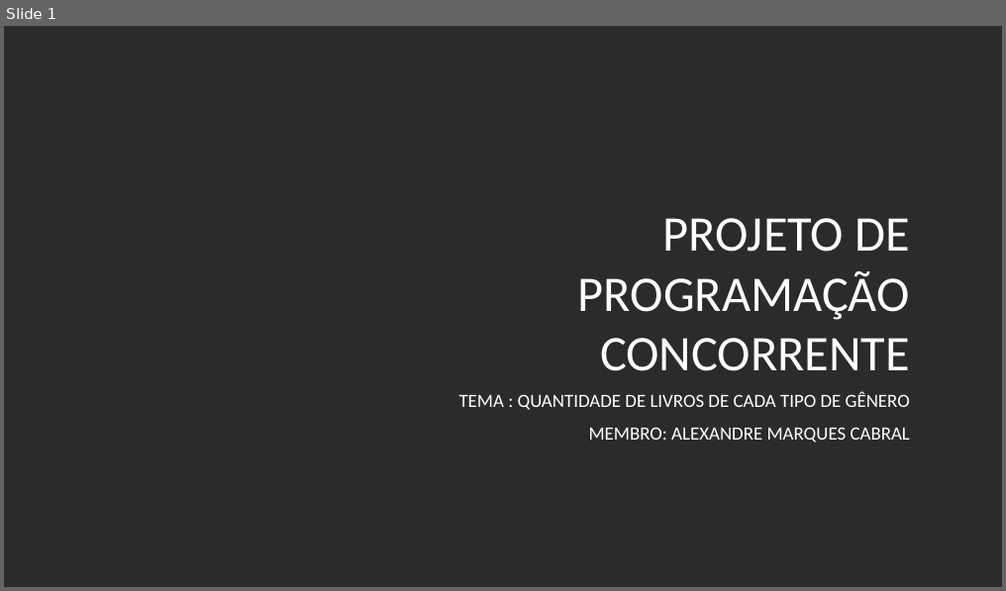
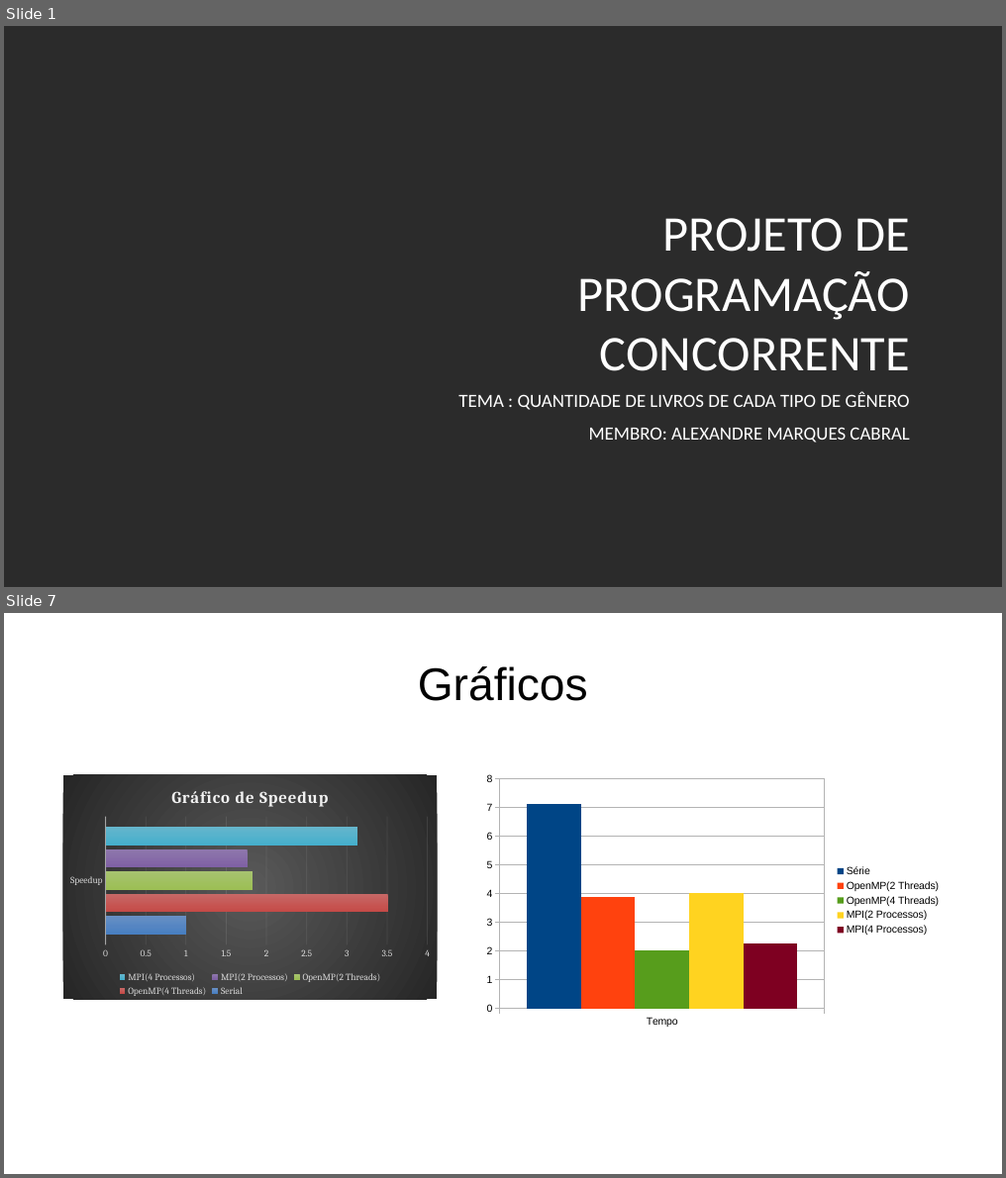
Before and after one commit to Mestos/CC0021-Exercicios, a slide deck: Projeto.pptx. Shown one above the other, each under a label of ours: slide 1 before the commit, slides 1 and 7 after it; the slides between them are not shown. The pictures are 1006x591 and 1006x1178 pixels, drawn with LibreOffice and Linux fonts; fonts in the diff are those of the drawing; background and template pictures are left out; a plain dark background stands for a picture behind light text. Boxes give left, top, right and bottom in pixels: in the first picture for what was removed or moved away, otherwise in the second. Text is boxed around its words. In the diff, an @@ line names an element or a change of style, - is before the commit and + after.

```diff
--- a/Projeto.pptx
+++ b/Projeto.pptx
@@ slide 7 added at <box>4,613,1002,1174</box>, background picture (left out) @@
@@ text added at <box>418,666,588,701</box>, 44 pt, text #000000 @@
+Gráficos
@@ bar chart added at <box>63,775,438,1000</box> @@
+title "Gráfico de Speedup"
+categories: Speedup
+Serial: 1
+OpenMP(4 Threads): 3.5
+OpenMP(2 Threads): 1.8
+MPI(2 Processos): 1.8
+MPI(4 Processos): 3.1
@@ column chart added at <box>478,768,948,1033</box> @@
+categories: Tempo
+Série: 7.1
+OpenMP(2 Threads): 3.9
+OpenMP(4 Threads): 2
+MPI(2 Processos): 4
+MPI(4 Processos): 2.3
```
Also in this commit, not shown: 1 slide changed, 5 other slides added.
